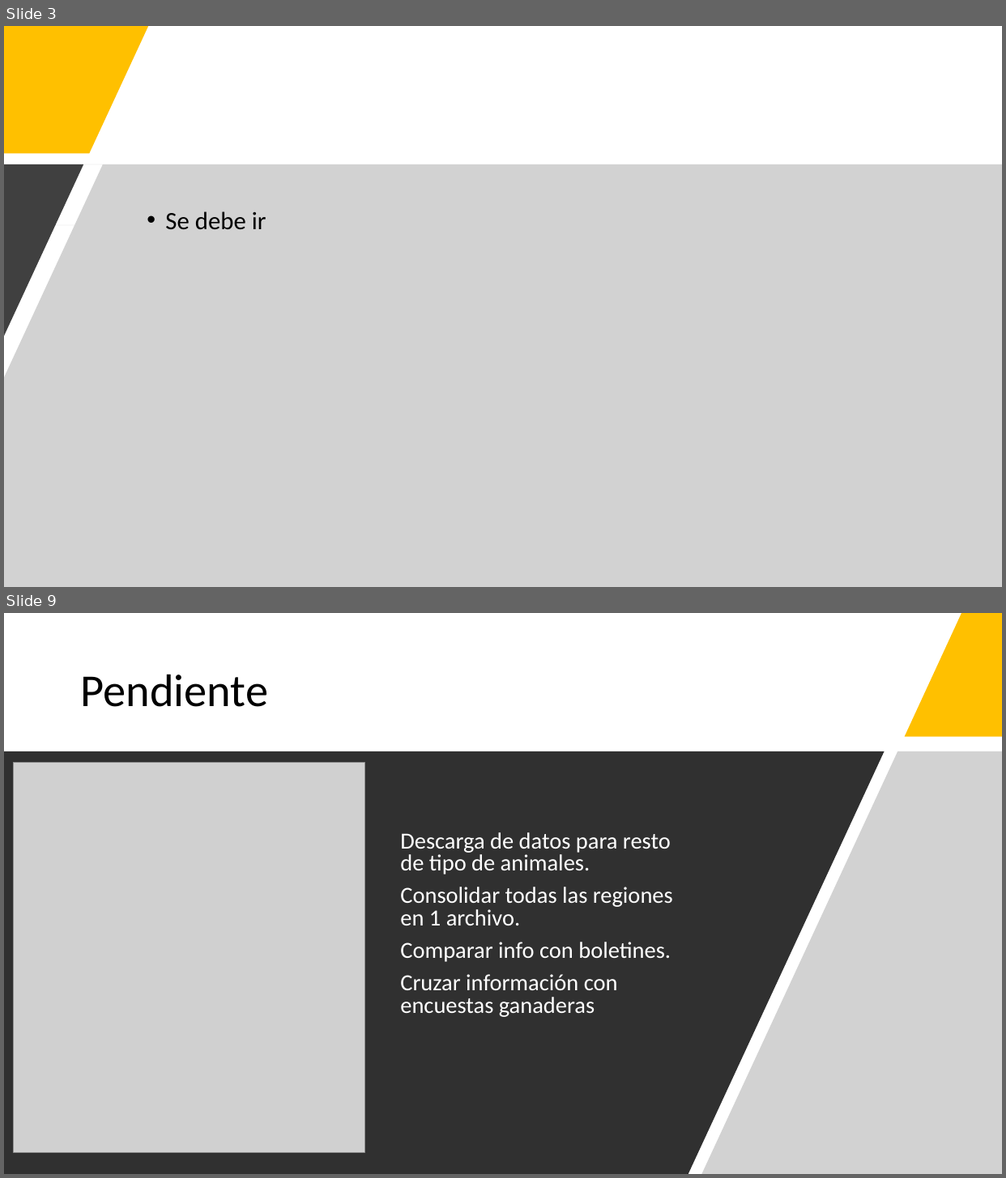
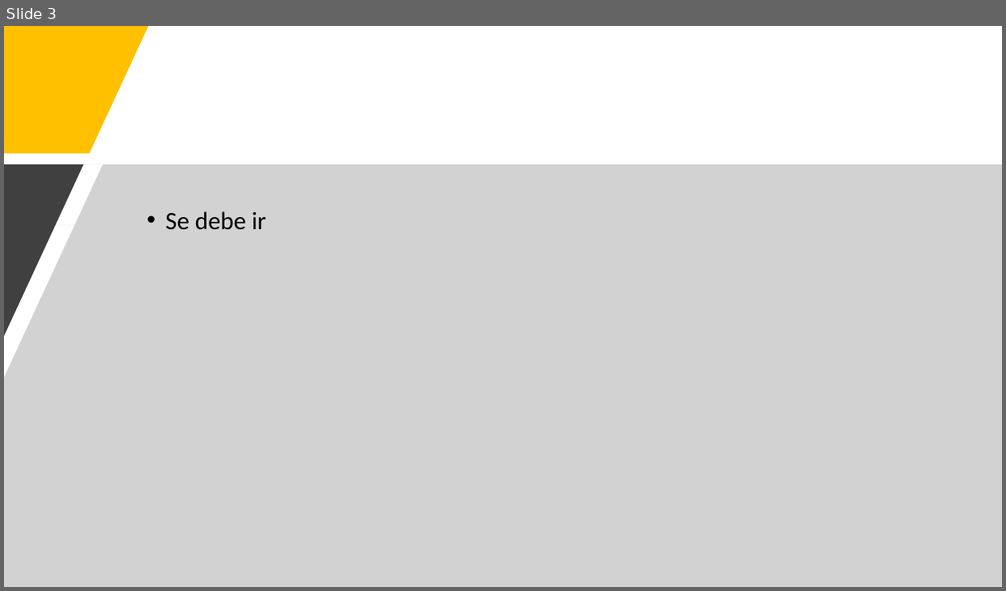
Before and after one commit to Sud-Austral/DATA-AGRO, a slide deck: Repositorio Agricultura/Chile/Estadísticas económicas/Precios anuales y frutas/Indicaciones_BD_anuales_frutas.pptx. Shown one above the other, each under a label of ours: slides 3 and 9 before the commit, slide 3 after it; the slides between them are not shown. The pictures are 1006x1178 and 1006x591 pixels, drawn with LibreOffice and Linux fonts; fonts in the diff are those of the drawing; grey boxes stand for pictures. Boxes give left, top, right and bottom in pixels: in the first picture for what was removed or moved away, otherwise in the second. Text is boxed around its words. In the diff, an @@ line names an element or a change of style, - is before the commit and + after.

```diff
--- a/Repositorio Agricultura/Chile/Estadísticas económicas/Precios anuales y frutas/Indicaciones_BD_anuales_frutas.pptx
+++ b/Repositorio Agricultura/Chile/Estadísticas económicas/Precios anuales y frutas/Indicaciones_BD_anuales_frutas.pptx
@@ slide 9 removed at bbox=[4, 613, 1002, 1174], background #FFFFFF @@
@@ freeform shape removed at bbox=[905, 613, 1002, 736] @@
@@ title removed at bbox=[80, 674, 268, 707] @@
-Pendiente
@@ freeform shape removed at bbox=[4, 752, 884, 1174] @@
@@ freeform shape removed at bbox=[701, 752, 1002, 1174] @@
@@ picture removed at bbox=[14, 763, 364, 1152] @@
@@ text removed at bbox=[400, 833, 673, 1017] @@
-Descarga de datos para resto de tipo de animales.
-Consolidar todas las regiones en 1 archivo.
-Comparar info con boletines.
-Cruzar información con encuestas ganaderas
```
Also in this commit, not shown: 5 other slides removed, 6 other files.
